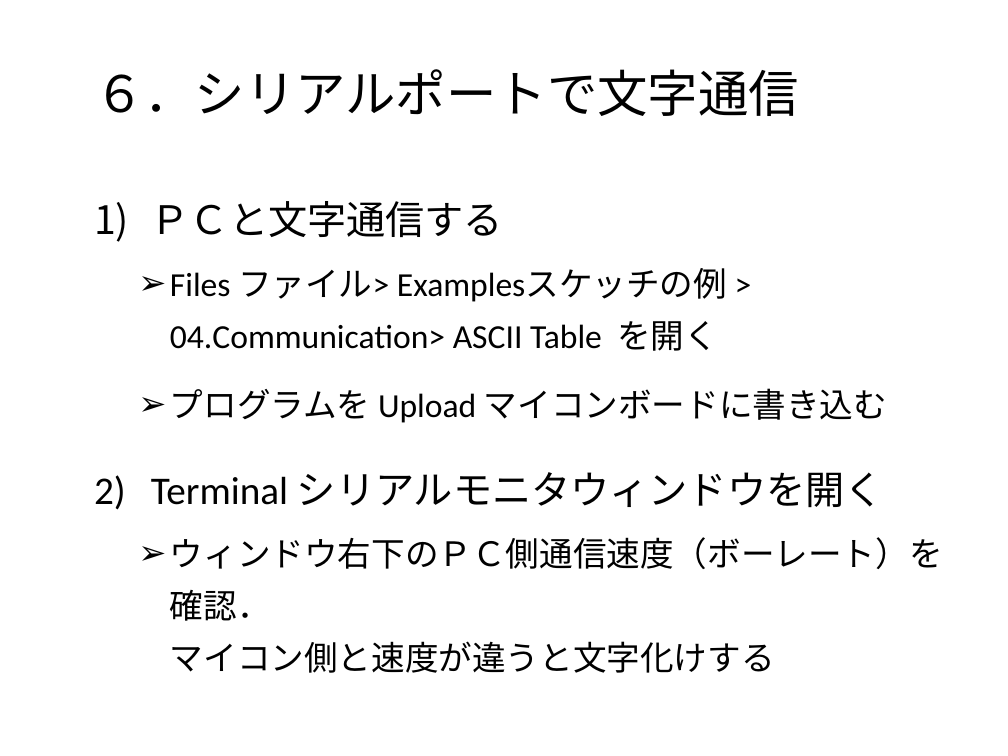
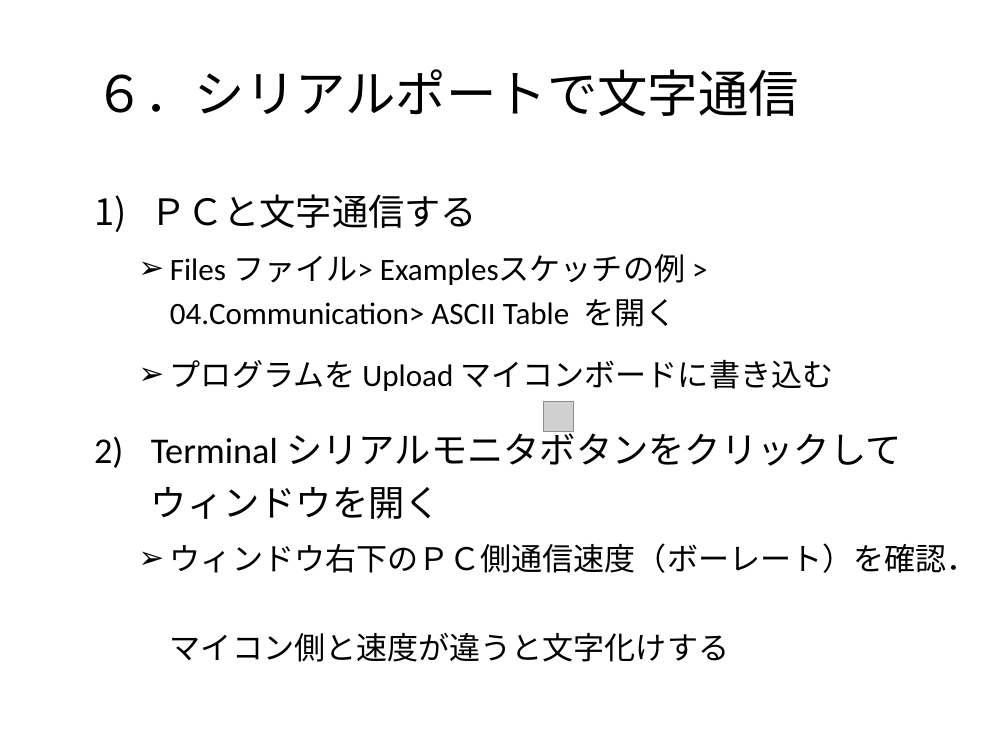
Before and after one commit to MatsK/Courses, a slide deck: slide 10 of CS2/Arduino入門：Arduino IDE 言語篇.pptx (slide 7 before the commit). Drawn at 1008x756 pixels with LibreOffice and Linux fonts; fonts in the diff are those of the drawing; grey boxes stand for pictures; background and template pictures are left out. Boxes give left, top, right and bottom in pixels: in the first picture for what was removed or moved away, otherwise in the second. Text is boxed around its words. In the diff, an @@ line names an element or a change of style, - is before the commit and + after.

```diff
--- a/CS2/Arduino入門：Arduino IDE 言語篇.pptx
+++ b/CS2/Arduino入門：Arduino IDE 言語篇.pptx
@@ text at (151, 194, 978, 662): size 28 to 25.9 pt in "ＰＣと文字通信する"; size 24 to 22.2 pt in "Files ファイル> Examplesスケッチの例 > 04.Communication> ASCII Table ...", "プログラムを Upload マイコンボードに書き込む", "ウィンドウ右下のＰＣ側通信速度（ボーレート）を確認． マイコン側と速度が違うと文字化けする"; line spacing 1.3 to 1.2 @@
@@ picture added at (543, 402, 573, 431) @@
@@ text at (151, 427, 901, 519): text changed; size 28 to 25.9 pt @@
-2) Terminal シリアルモニタウィンドウを開く
+2) Terminal シリアルモニタボタンをクリックして
+   ウィンドウを開く
```
Also in this commit, not shown: 5 other slides changed, 7 slides added, 2 other files.
